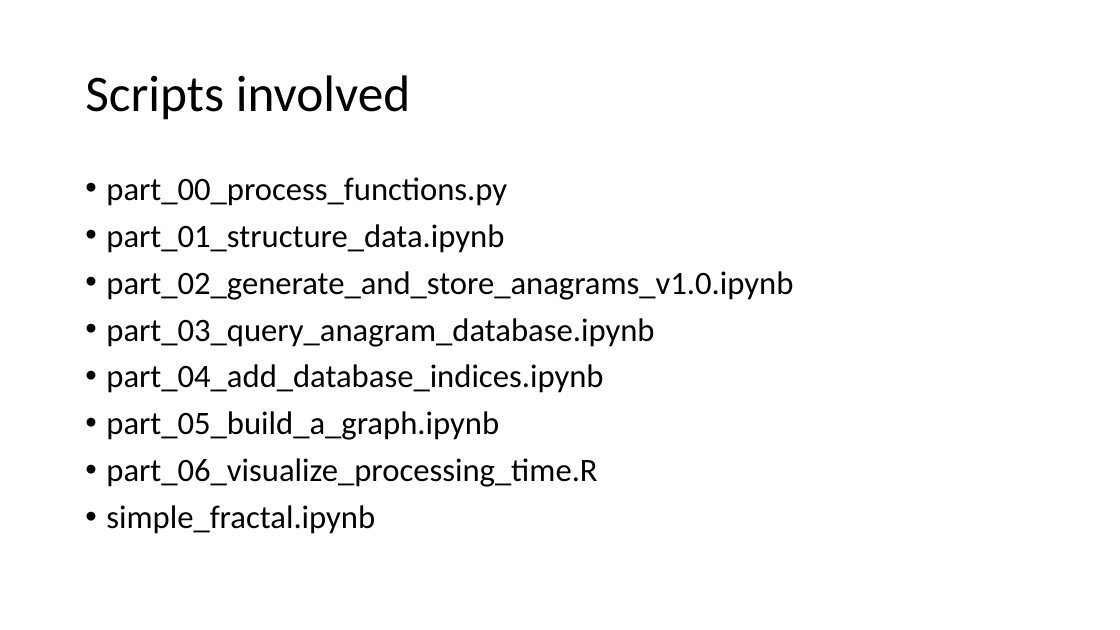
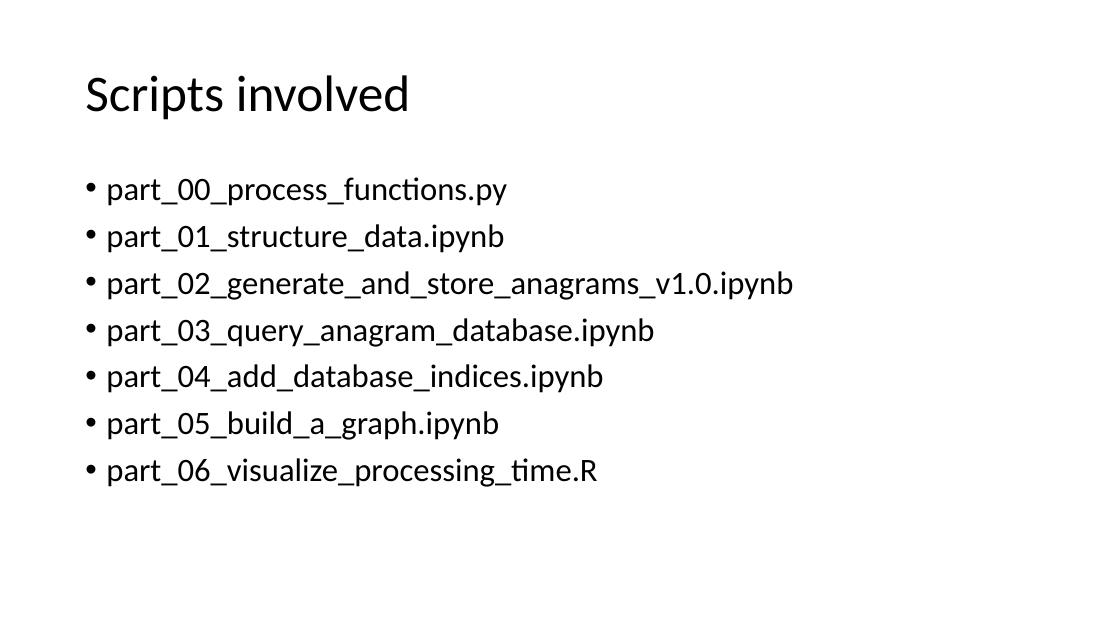
Before and after one commit to mike-babb/finding_anagrams, a slide deck: slide 29 of Finding Anagrams v2.0.pptx. Drawn at 1120x630 pixels with LibreOffice and Linux fonts; fonts in the diff are those of the drawing. Boxes give left, top, right and bottom in pixels: in the first picture for what was removed or moved away, otherwise in the second. Text is boxed around its words. In the diff, an @@ line names an element or a change of style, - is before the commit and + after.

Commit message:
Updates to slide deck

```diff
--- a/Finding Anagrams v2.0.pptx
+++ b/Finding Anagrams v2.0.pptx
@@ text at bbox=[106, 505, 375, 534]: paragraph removed @@
-• simple_fractal.ipynb
```
